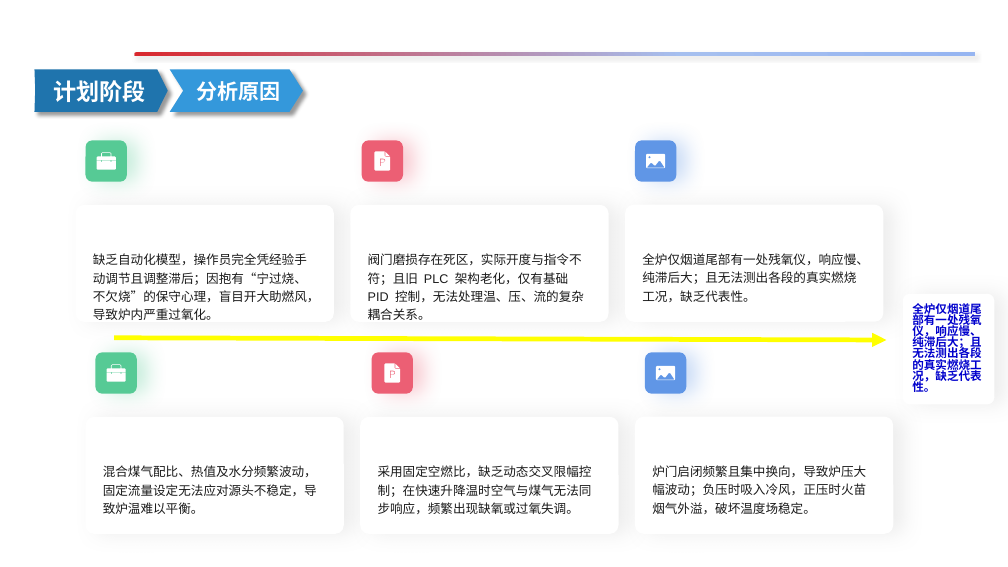
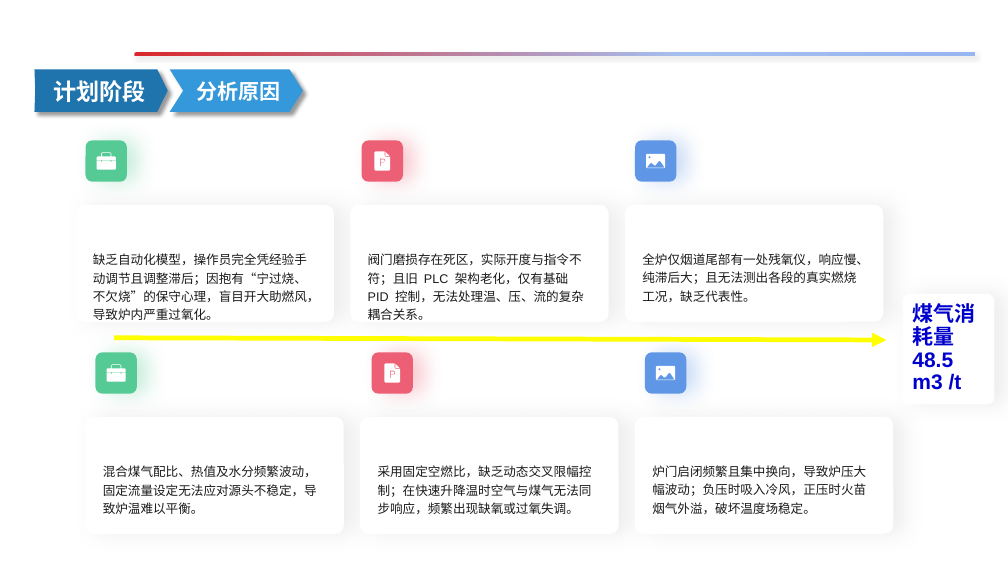
Before and after one commit to wfq1971/work_file, a slide deck: slide 8 of 提升二高Q195φ6产品成材率0619(2)(2).pptx. Drawn at 1008x567 pixels with LibreOffice and Linux fonts; fonts in the diff are those of the drawing. Boxes give left, top, right and bottom in pixels: in the first picture for what was removed or moved away, otherwise in the second. Text is boxed around its words. In the diff, an @@ line names an element or a change of style, - is before the commit and + after.

```diff
--- a/提升二高Q195φ6产品成材率0619(2)(2).pptx
+++ b/提升二高Q195φ6产品成材率0619(2)(2).pptx
@@ text in rounded rectangle at [912, 303, 975, 390]: text changed; size 11 to 20 pt @@
-全炉仅烟道尾部有一处残氧仪，响应慢、纯滞后大；且无法测出各段的真实燃烧工况，缺乏代表性。
+煤气消耗量
+48.5 m3 /t
```
Also in this commit, not shown: 5 other slides changed.
